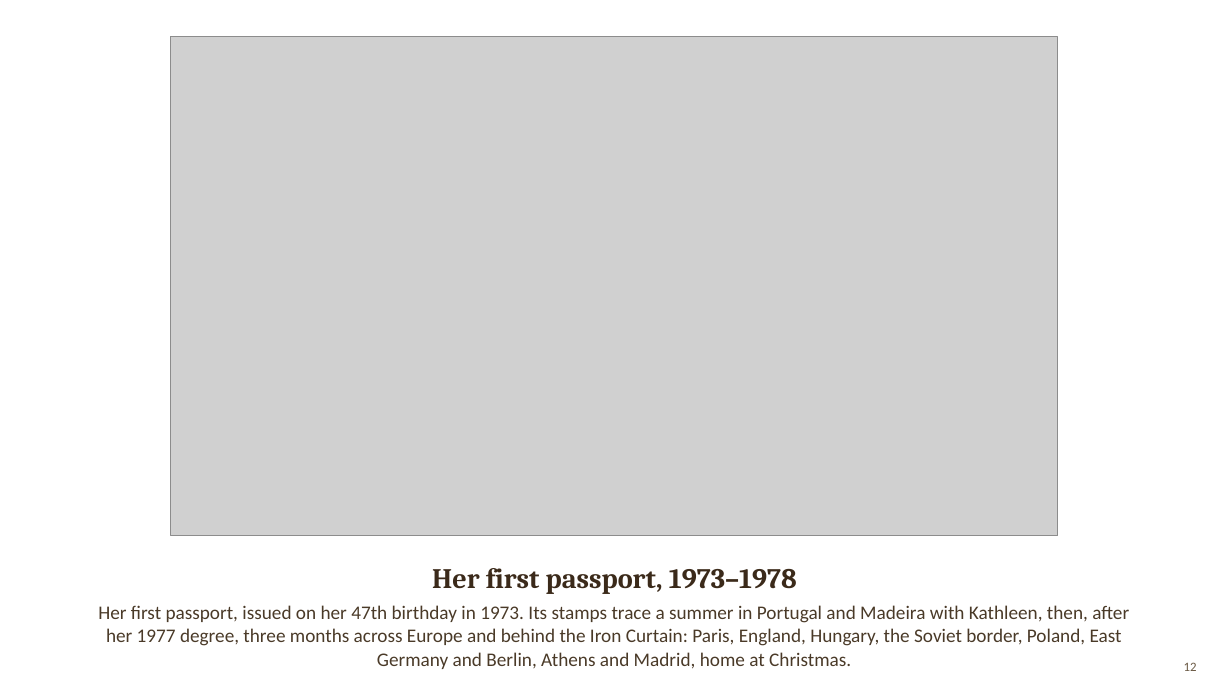
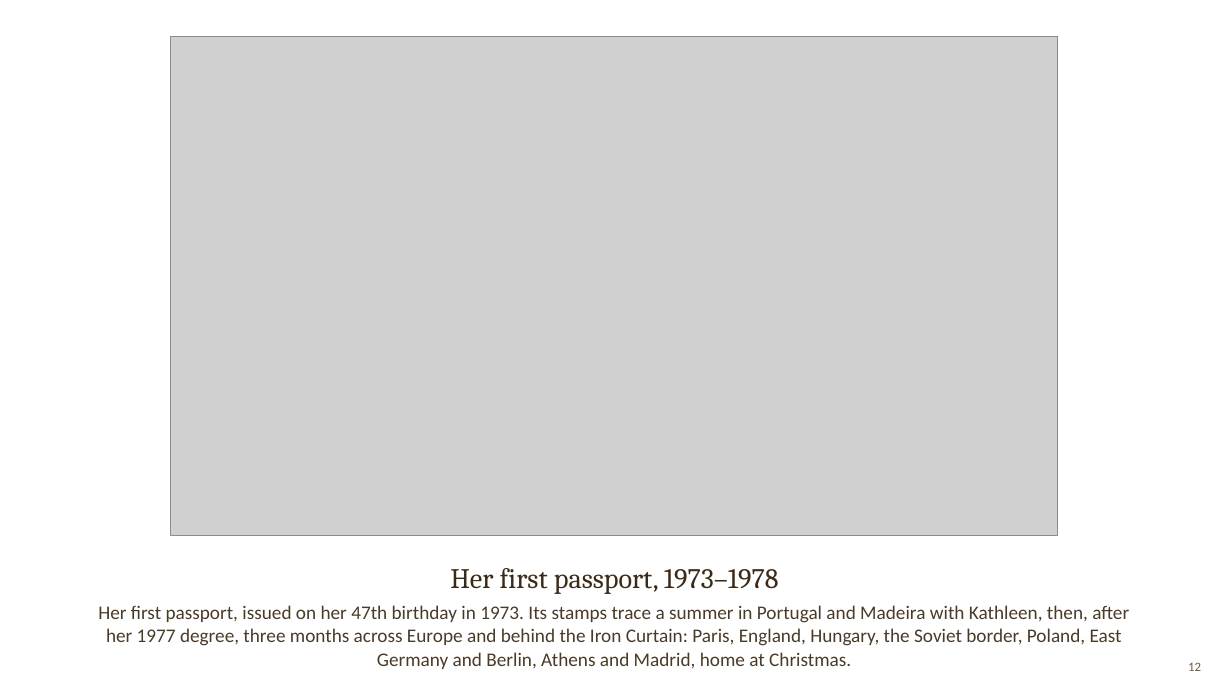
Before and after one commit to arrestle/bobbie-memorial, a slide deck: slide 12 of For Phillip/phillip-slides.pptx. Drawn at 1232x693 pixels with LibreOffice and Linux fonts; fonts in the diff are those of the drawing; grey boxes stand for pictures; background and template pictures are left out. Boxes give left, top, right and bottom in pixels: in the first picture for what was removed or moved away, otherwise in the second. Text is boxed around its words. In the diff, an @@ line names an element or a change of style, - is before the commit and + after.

```diff
--- a/For Phillip/phillip-slides.pptx
+++ b/For Phillip/phillip-slides.pptx
@@ text "Her first passport, 1973–1978" at [450, 568, 779, 594]: bold off @@
@@ page number: place and size @@
-page number at [1184, 662, 1197, 671]
+page number at [1188, 662, 1201, 671]
```
Also in this commit, not shown: 17 other slides changed, 2 slides added, 2 slides removed.
